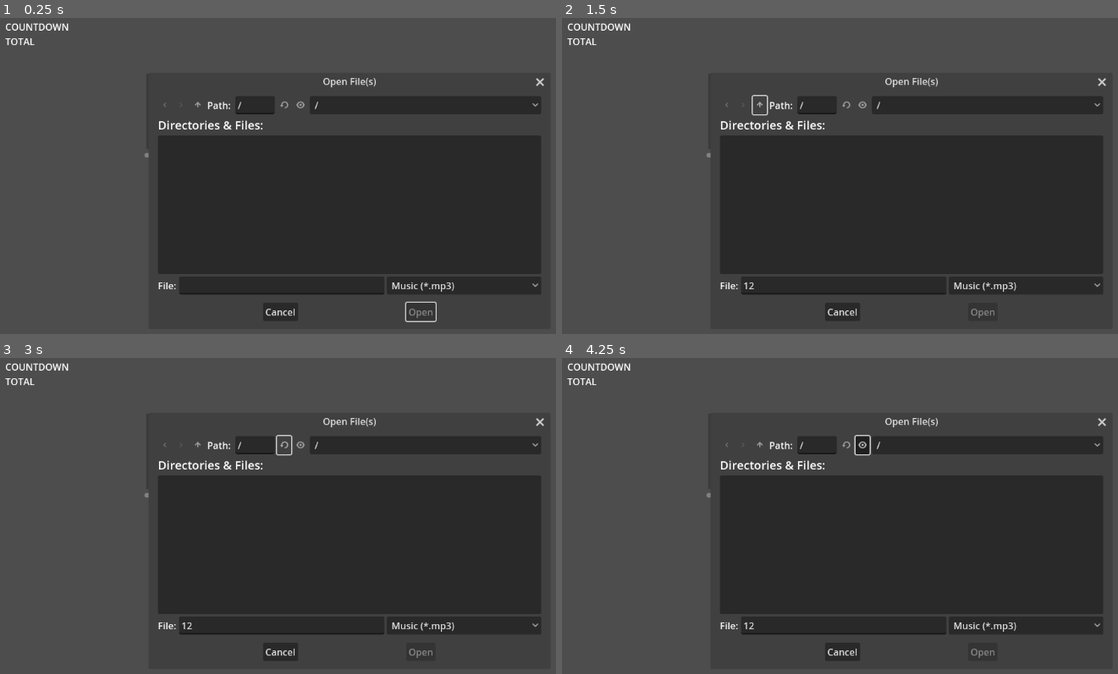
Above: before the commit, frames 1-4 (two rows, left to right).
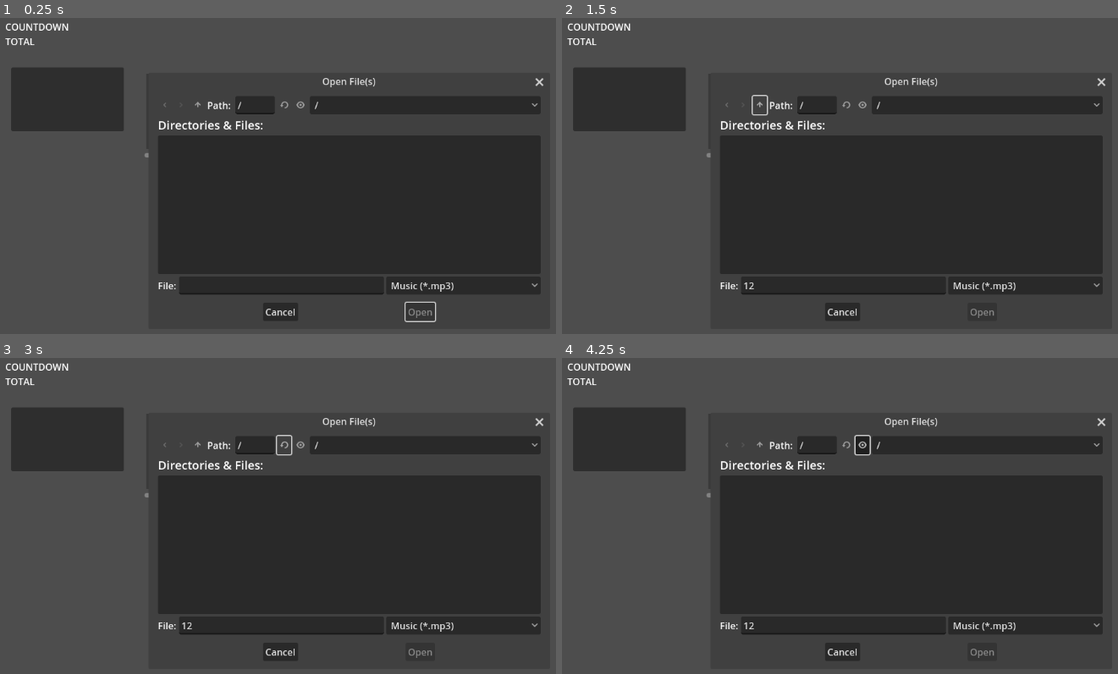
Above: after the commit, the same moments.

Repository: KindaWrks/Music-Player
Game: Godot game, scene res://MusicNode.tscn
Two runs of this game, one before a commit and one after it. Both use one fixed random seed, a clock stepped at 60 frames per second and the inputs below. The project has no main scene, so this scene is started directly.
Inputs (mouse positions are in pixels of both pictures, inside the frame that each line leads up to):
- Up to frame 1 (0.25 s): no input
- Up to frame 2 (1.5 s): click (845, 286) at 0.52 s; type "12" at 0.6 s; click (762, 106) at 1.25 s
- Up to frame 3 (3 s): click (200, 446) at 2 s; click (283, 446) at 2.75 s
- Up to frame 4 (4.25 s): click (862, 446) at 3.5 s

The runs differ from the first frame. In frame 1, 4.4% of the frame differs, in the area x 1-98%, y 15-97%; in frame 2, 4.4%; in frame 3, 4.4%; in frame 4, 4.4%.

Commit message:
change pop_front to normal index, add itemlist for song list

Diff:
--- a/MusicNode.gd
+++ b/MusicNode.gd
@@ -11,6 +11,7 @@
 @onready var _bus := AudioServer.get_bus_index(audio_bus_name) #Sets bus index to Master
 
 var musicarray = [] # Initialize array only
+var musicindex = 0
 
 # Called when the node enters the scene tree for the first time.
 func _ready():
@@ -55,7 +56,7 @@
 		#$song_list.add_item(file_name_without_extension)
 
 func play_next_song():
-	var next_song_path = musicarray.pop_front() # Get the next song from the queue
+	var next_song_path = musicarray[musicindex] # Get the next song from the queue
 	var snd_file = FileAccess.open(next_song_path, FileAccess.READ) #Open path and read from the file
 	var stream = AudioStreamMP3.new() #Create a new MP3 Audio stream
 	stream.data = snd_file.get_buffer(snd_file.get_length()) # Load entire song into memory(not ideal)
--- a/MusicNode.tscn
+++ b/MusicNode.tscn
@@ -55,5 +55,11 @@
 offset_bottom = 77.0
 text = "TOTAL"
 
+[node name="song_list" type="ItemList" parent="."]
+offset_left = 58.0
+offset_top = 109.0
+offset_right = 250.0
+offset_bottom = 218.0
+
 [connection signal="files_selected" from="FD_OPENfiles" to="." method="_on_fd_open_files_selected"]
 [connection signal="value_changed" from="HSlider" to="." method="_on_h_slider_value_changed"]
